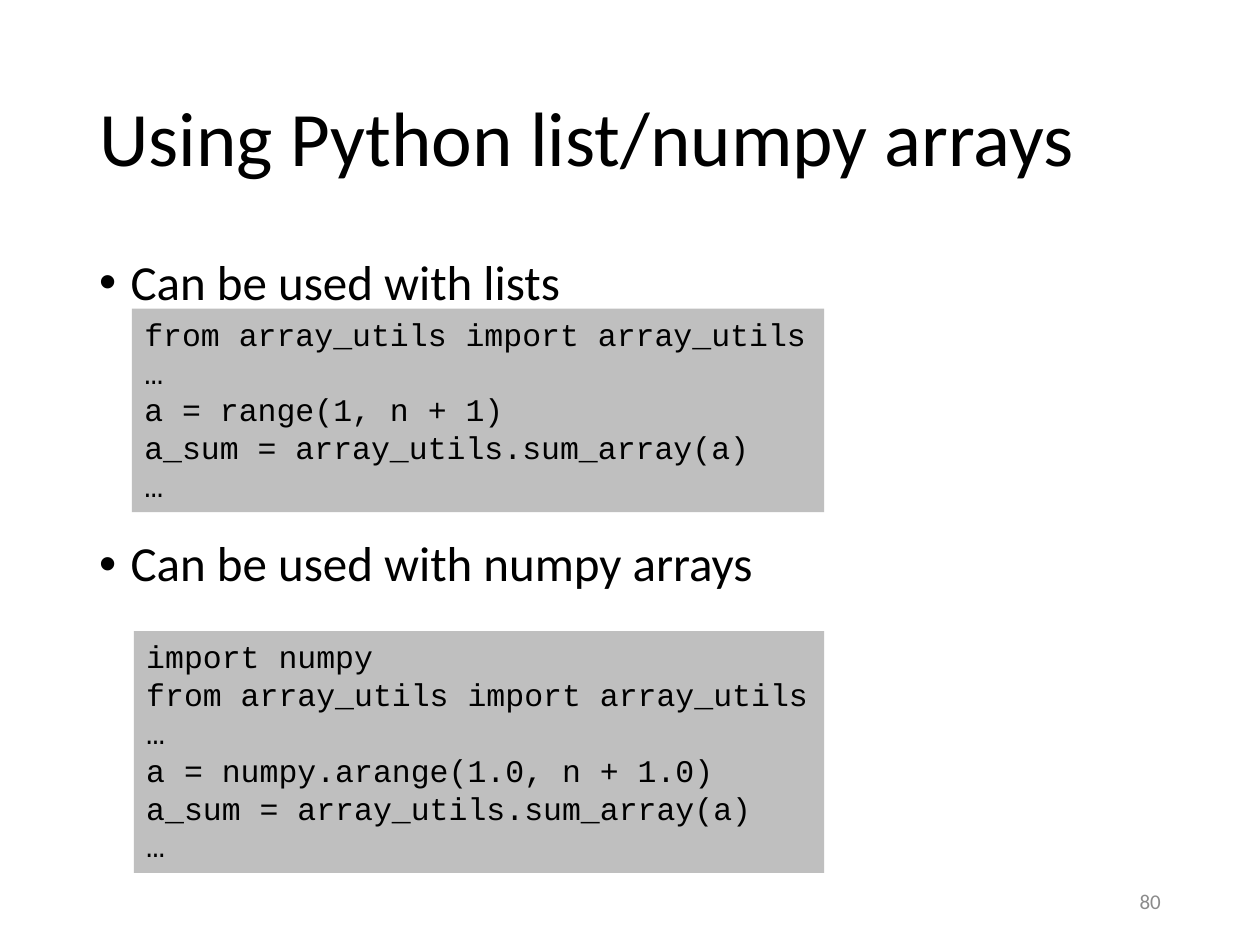
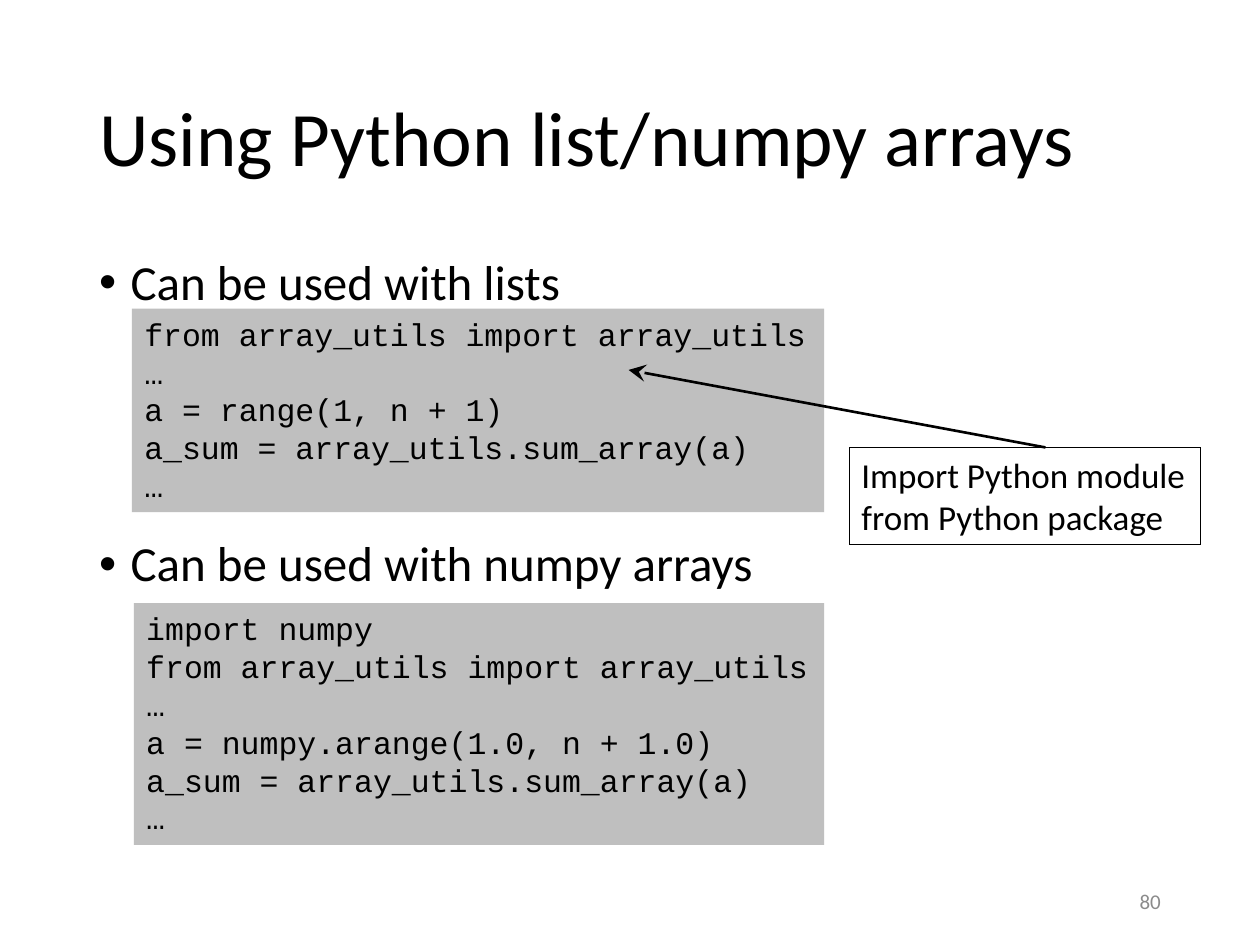
Before and after one commit to gjbex/training-material, a slide deck: slide 80 of Python/python_hpc.pptx. Drawn at 1260x945 pixels with LibreOffice and Linux fonts; fonts in the diff are those of the drawing. Boxes give left, top, right and bottom in pixels: in the first picture for what was removed or moved away, otherwise in the second. Text is boxed around its words. In the diff, an @@ line names an element or a change of style, - is before the commit and + after.

```diff
--- a/Python/python_hpc.pptx
+++ b/Python/python_hpc.pptx
@@ arrow added from (1046, 447) to (629, 370), #000000 1.5 pt @@
@@ rectangle added at [849,447,1201,544], fill #FFFFFF, outline #000000 0.75 pt, 20 pt, text #000000 @@
+Import Python module
+from Python package
@@ rectangle "import numpy": place and size @@
-rectangle "import numpy" at [134,631,824,873]
+rectangle "import numpy" at [134,604,824,845]
```
Also in this commit, not shown: 20 other slides changed.
